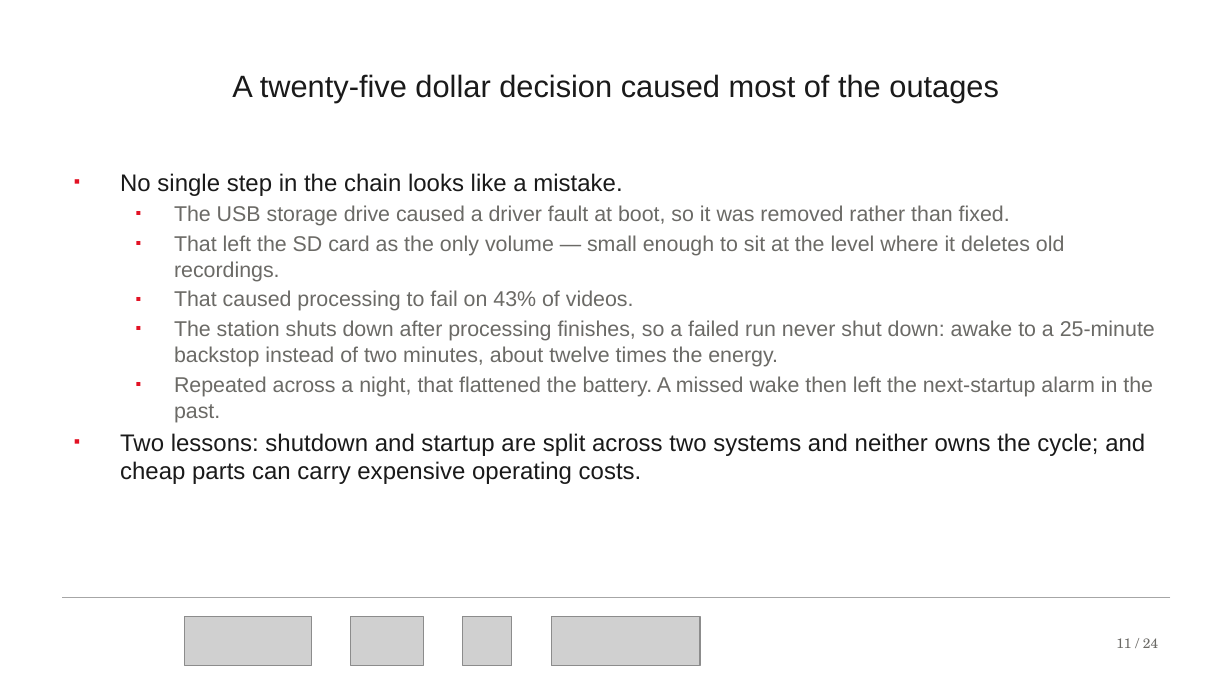
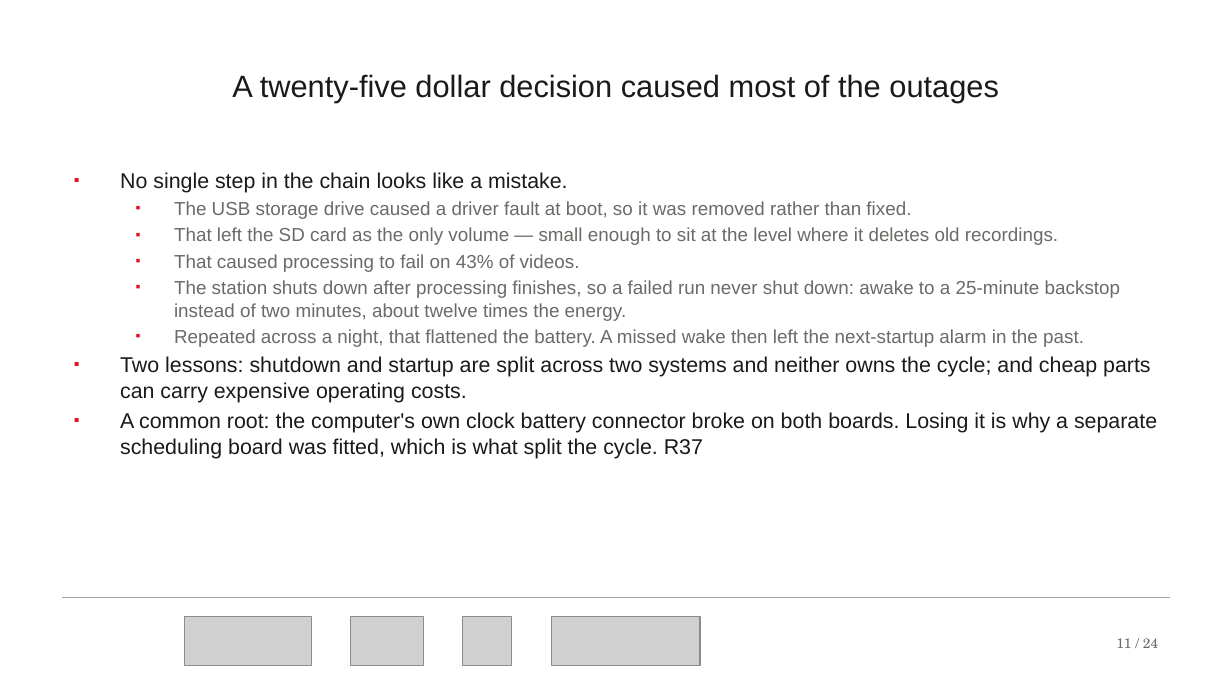
Before and after one commit to tom-jordan23/openrivercam, a slide deck: slide 11 of spring_2026_ID/docs/pdf/REPLICATION_RECOMMENDATIONS_BRIEFING.pptx. Drawn at 1232x693 pixels with LibreOffice and Linux fonts; fonts in the diff are those of the drawing; grey boxes stand for pictures; background and template pictures are left out. Boxes give left, top, right and bottom in pixels: in the first picture for what was removed or moved away, otherwise in the second. Text is boxed around its words. In the diff, an @@ line names an element or a change of style, - is before the commit and + after.

```diff
--- a/spring_2026_ID/docs/pdf/REPLICATION_RECOMMENDATIONS_BRIEFING.pptx
+++ b/spring_2026_ID/docs/pdf/REPLICATION_RECOMMENDATIONS_BRIEFING.pptx
@@ text at (120,172,1151,403): size 14 to 12.5 pt in "No single step in the chain looks ...", "Two lessons: shutdown and startup are split ..."; size 12.5 to 11 pt in "The USB storage drive caused a driver ...", "That left the SD card as the ...", "That caused processing to fail on 43% ...", "The station shuts down after processing finishes, ..." and 1 more places @@
@@ text at (120,412,1157,459): paragraph added @@
+▪ A common root: the computer's own clock battery connector broke on both boards. Losing it is why a separate scheduling board was fitted, which is what split the cycle. R37
```
Also in this commit, not shown: 2 other slides changed, 4 other files.
